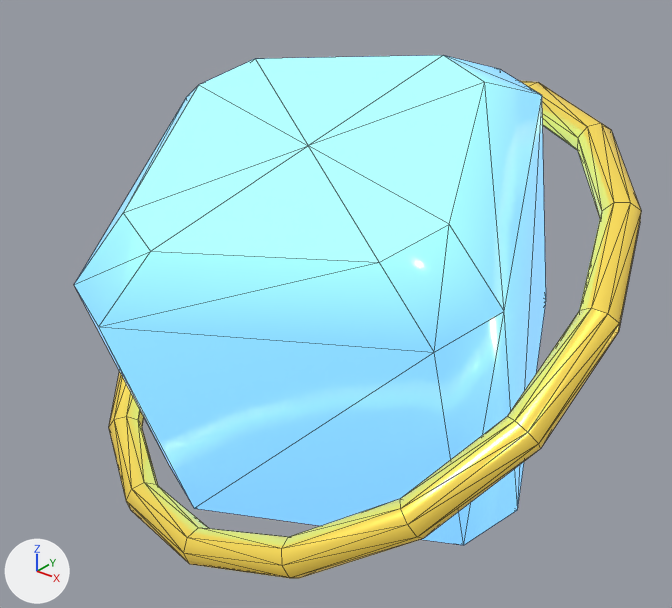
Renders of the glTF model public/assets/props/item_box.glb from each side of a commit.
Camera for both pictures: a 50 mm camera at (1.638, -2.087, 1.248) aimed at (-0.01, -0.027, -0.03). Every picture has the same lights, and +X, +Y and +Z are marked at lower left. The older version comes first. Mesh edges are drawn as thin lines. Where no turn or scale is listed for an object, it has been applied to the vertices. Vertices at exactly the same position are counted once.

Names of what the first picture shows: 'ItemBoxRing', 'ItemBoxShell'.
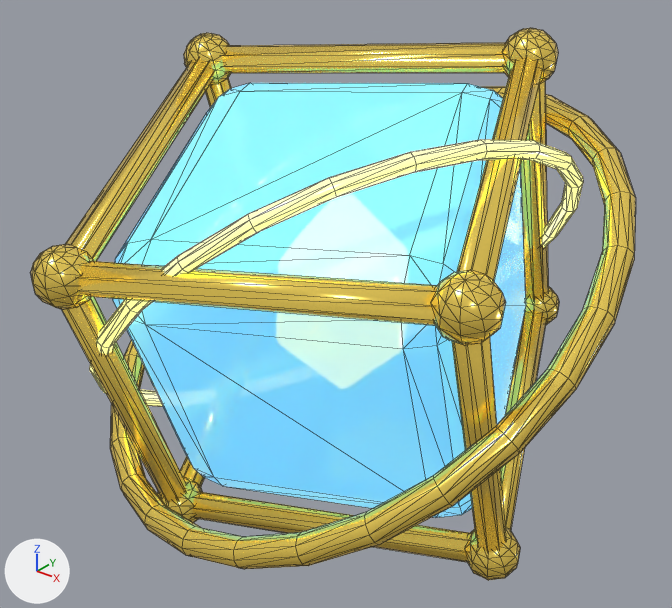
What the commit changed:
Material 'ItemBoxCrystalShell' (mat_itemboxcrystalshell) changes colour from cyan #a0eaff to cyan #86e7ff; in linear values from (0.35, 0.82, 1.0) to (0.24, 0.8, 1.0).
In material 'ItemBoxCrystalShell' (mat_itemboxcrystalshell), metallic goes from 0.2 to 0.18.
In material 'ItemBoxCrystalShell' (mat_itemboxcrystalshell), roughness goes from 0.15 to 0.1.
In material 'ItemBoxCrystalShell' (mat_itemboxcrystalshell), emission_color goes from (0.15, 0.45, 0.85) (blue #6cb3ed) to (0.091, 0.357, 0.618) (blue #55a1ce).
In material 'ItemBoxCrystalShell' (mat_itemboxcrystalshell), alpha goes from 1.0 to 0.72.
Material 'ItemBoxGoldTrim' (mat_itemboxgoldtrim) changes colour from yellow #ffe561 to yellow #ffe269; in linear values from (1.0, 0.78, 0.12) to (1.0, 0.76, 0.14).
In material 'ItemBoxGoldTrim' (mat_itemboxgoldtrim), metallic goes from 0.65 to 0.82.
In material 'ItemBoxGoldTrim' (mat_itemboxgoldtrim), roughness goes from 0.25 to 0.187.
In material 'ItemBoxGoldTrim' (mat_itemboxgoldtrim), emission_color goes from (0.25, 0.16, 0.02) (yellow #896f27) to (0.122, 0.077, 0.0105) (brown #624e1a).
me_itemboxring is used by ob_itemboxring; parent ob_itemboxroot; location (0.0, 0.0, 0.0); rotation (0.615, -0.227, -0.0722), in degrees (35, -13, -4.1).
me_itemboxring had 153 vertices, 256 faces and spanned x -0.94..0.94, y -0.94..0.94, z -0.05..0.05.
me_itemboxring now has 472 vertices, 944 faces and spans x -0.89..0.89, y -0.79..0.79, z -0.61..0.61.
me_itemboxring part 1: 153 vertices removed from x -0.94..0.94, y -0.94..0.94, z -0.05..0.05; 472 vertices added at x -0.89..0.89, y -0.79..0.79, z -0.61..0.61.
me_itemboxring gains material mat_itemboxcorestar (beige #fff9ad, glowing yellow #ffea76).
Mesh me_itemboxshellmesh is new.
It has 816 vertices, 1644 faces and spans x -0.79..0.79, y -0.9..0.9, z -0.79..0.79.
Faces by material slot: [1456, 188].
It uses material mat_itemboxgoldtrim (yellow #ffe269).
It uses material mat_itemboxcrystalshell (cyan #86e7ff, glowing blue #55a1ce).
Object 'ItemBoxShell' (ob_itemboxshell) now shows nothing instead of me_itemboxshell.
Object 'ItemBoxShell' (ob_itemboxshell) turns from (22, -4.2, 22) to (21, -3.8, 21) degrees about x, y and z.
Object 'ItemBoxRing' (ob_itemboxring) turns from (35, -13, -4.1) to (0, 0, 0) degrees about x, y and z.
Object 'ItemBoxShellMesh' (ob_itemboxshellmesh) is new; it shows me_itemboxshellmesh.
Its location is (0.0, 0.0, 0.0).

Location of each change, [x1, y1, x2, y2] in pixels of the pictures (672 x 608 px):
'ItemBoxShellMesh', added
    after: [31, 28, 559, 580]
    faces in mat_itemboxcrystalshell (cyan #86e7ff, glowing blue #55a1ce): [112, 83, 526, 518]
    faces in mat_itemboxgoldtrim (yellow #ffe269): [31, 28, 559, 580]
'ItemBoxShell', no longer drawn
    before: [74, 55, 546, 545]
'ItemBoxRing', recoloured, surface changed, reshaped, turned
    before: [109, 80, 641, 578]
    after: [89, 86, 636, 569]
